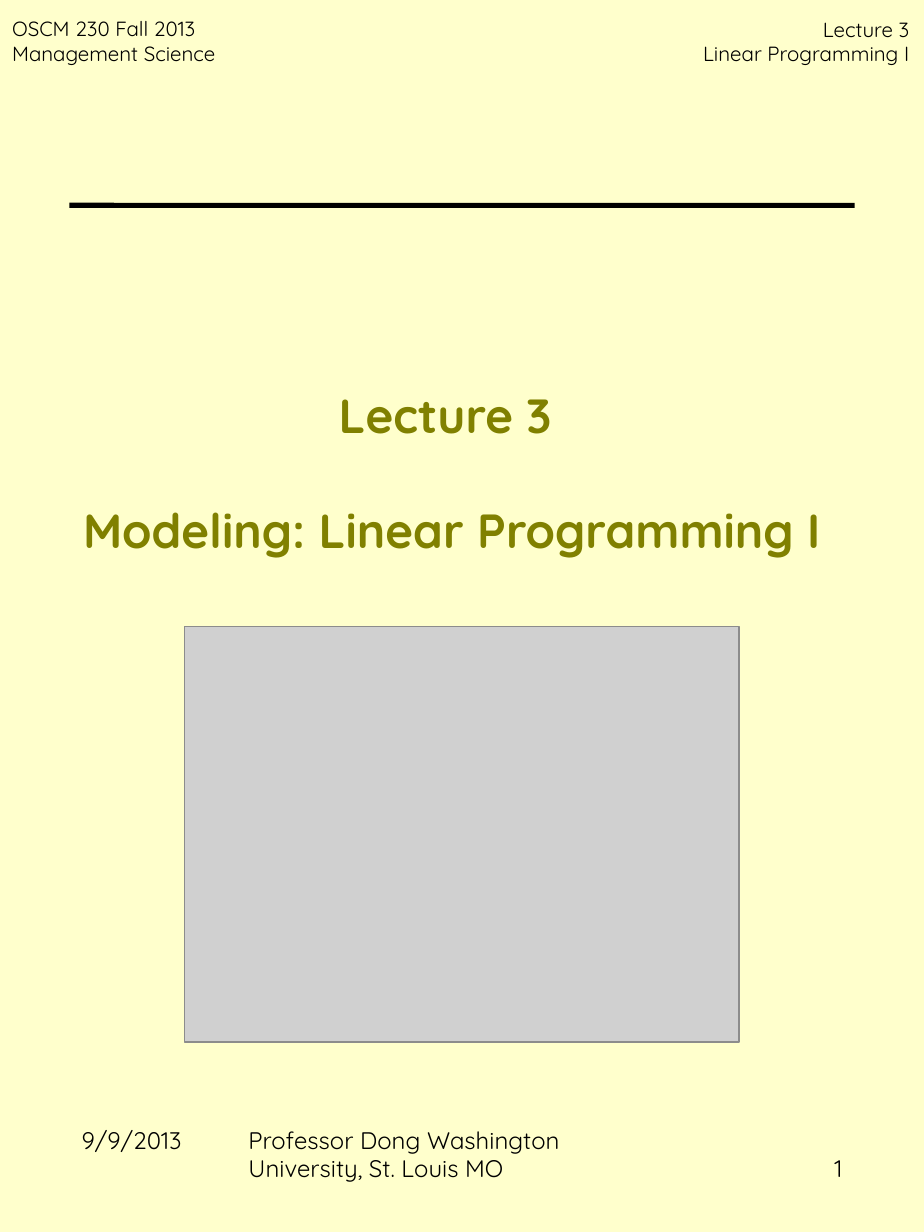
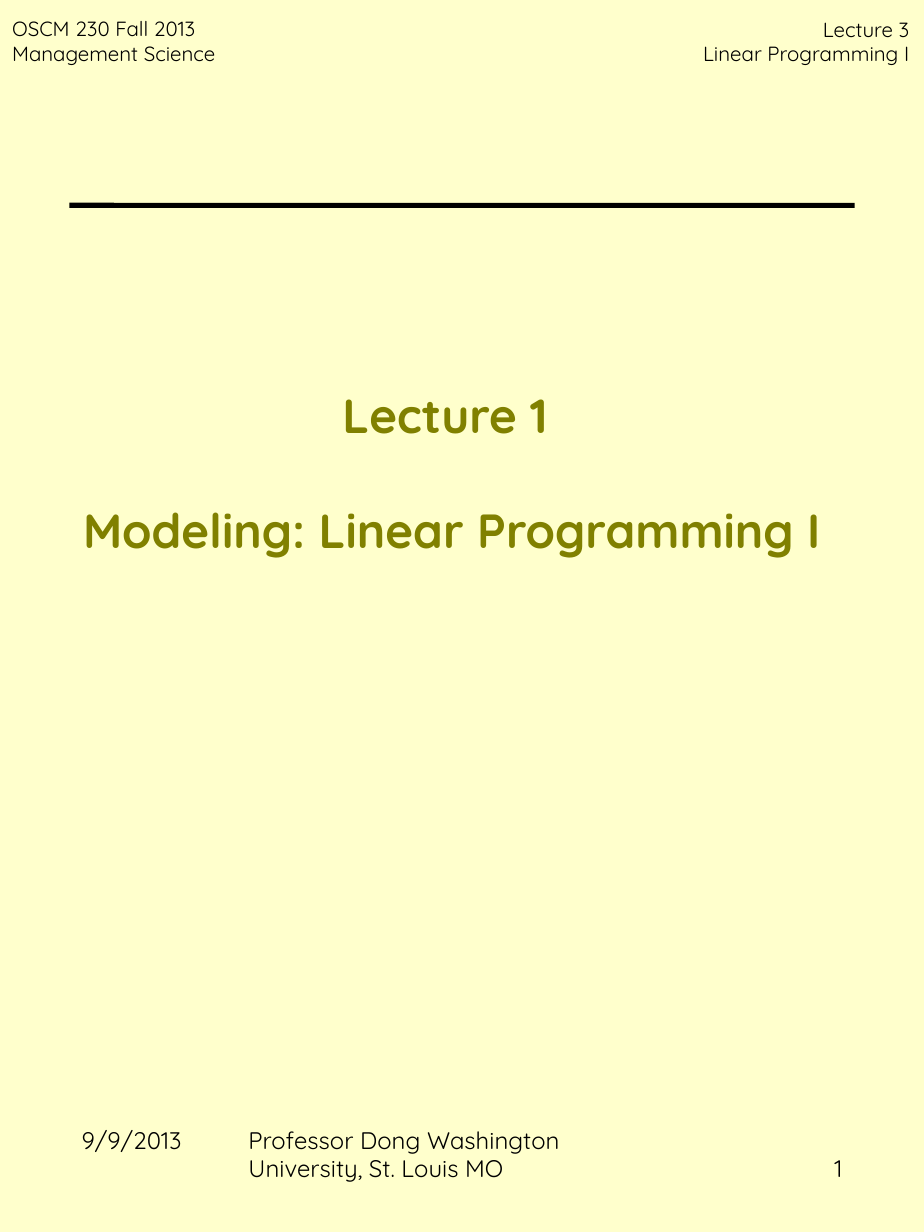
Before and after one commit to jbf232/OSCM230, a slide deck: slide 1 of Fall 2015/Lectures/Lecture 1 LP Intro/Lecture_1_LP.pptx. Drawn at 924x1232 pixels with LibreOffice and Linux fonts; fonts in the diff are those of the drawing; grey boxes stand for pictures; background and template pictures are left out. Boxes give left, top, right and bottom in pixels: in the first picture for what was removed or moved away, otherwise in the second. Text is boxed around its words. In the diff, an @@ line names an element or a change of style, - is before the commit and + after.

```diff
--- a/Fall 2015/Lectures/Lecture 1 LP Intro/Lecture_1_LP.pptx
+++ b/Fall 2015/Lectures/Lecture 1 LP Intro/Lecture_1_LP.pptx
@@ title at [83,399,820,558]: text changed @@
-Lecture 3
-Modeling: Linear Programming I
+Lecture 1
+Modeling: Linear Programming I
@@ picture removed at [185,626,739,1042] @@
```
Also in this commit, not shown: 1 other slide changed, 10 other files.
